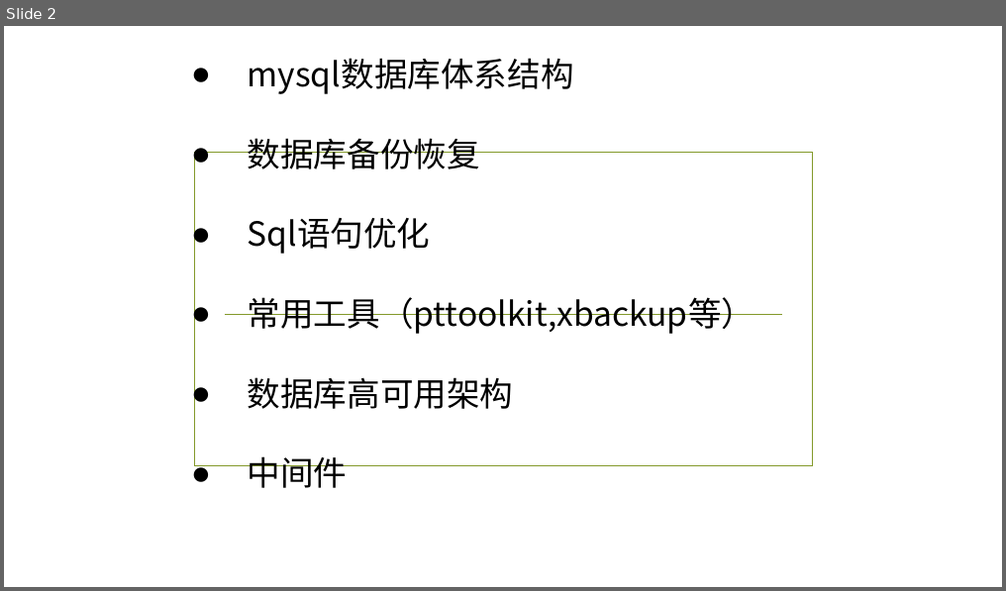
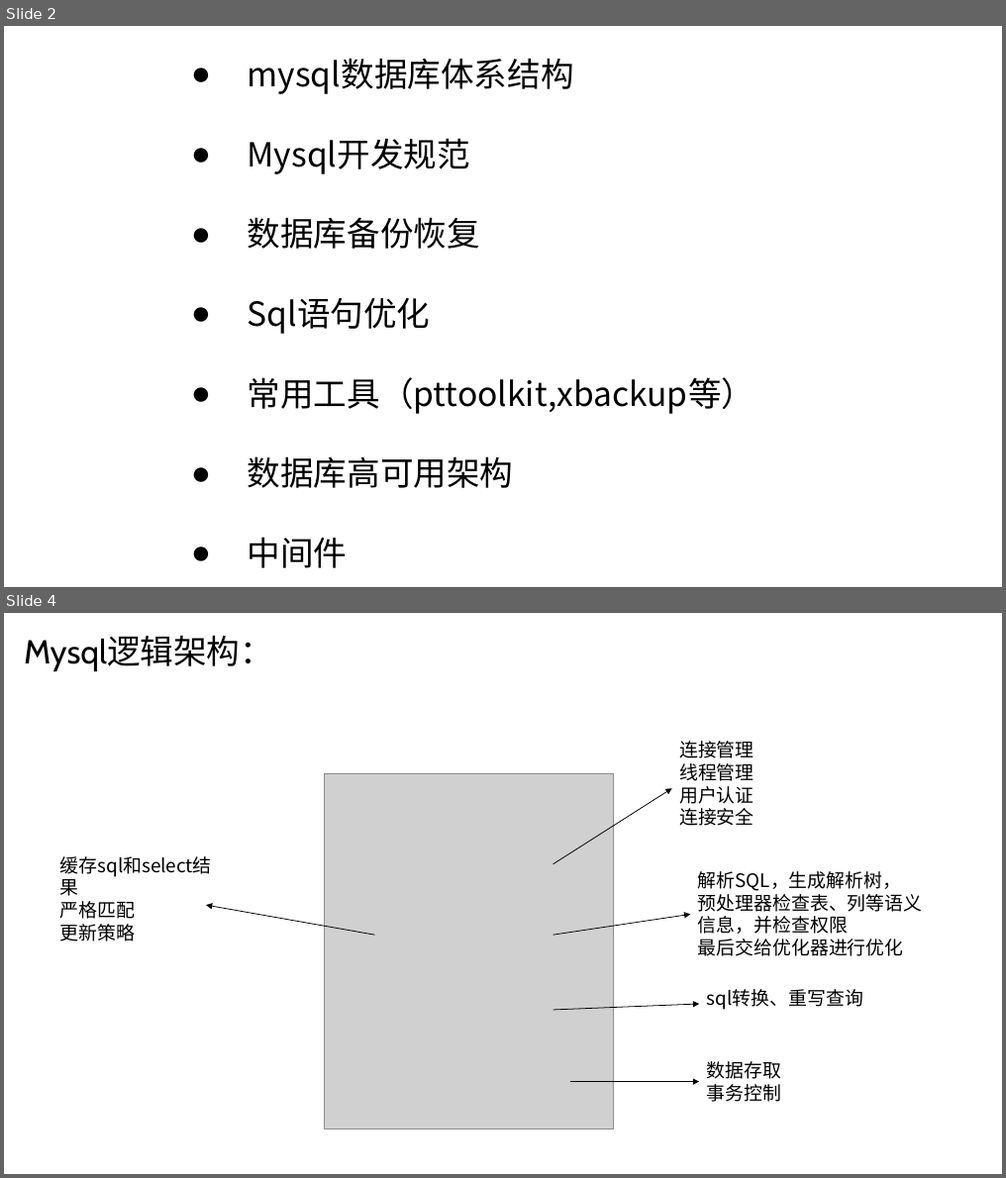
Before and after one commit to ronghuaihai/sharefiles, a slide deck: 数据库演示.pptx. Shown one above the other, each under a label of ours: slide 2 before the commit, slides 2 and 4 after it; the slides between them are not shown. The pictures are 1006x591 and 1006x1178 pixels, drawn with LibreOffice and Linux fonts; fonts in the diff are those of the drawing; grey boxes stand for pictures; background and template pictures are left out. Boxes give left, top, right and bottom in pixels: in the first picture for what was removed or moved away, otherwise in the second. Text is boxed around its words. In the diff, an @@ line names an element or a change of style, - is before the commit and + after.

```diff
--- a/数据库演示.pptx
+++ b/数据库演示.pptx
@@ slide 4 added at bbox=[4, 613, 1002, 1174], background picture (left out) @@
@@ text added at bbox=[24, 636, 273, 671], 32 pt, text #000000 @@
+Mysql逻辑架构：
@@ text added at bbox=[679, 741, 754, 826], 18 pt, text #000000 @@
+连接管理
+线程管理
+用户认证
+连接安全
@@ picture added at bbox=[325, 773, 614, 1130] @@
@@ arrow added from (553, 864) to (672, 788), #000000 0.75 pt @@
@@ text added at bbox=[60, 857, 212, 942], 18 pt, text #000000 @@
+缓存sql和select结果
+严格匹配
+更新策略
@@ text added at bbox=[698, 871, 923, 957], 18 pt, text #000000 @@
+解析SQL，生成解析树，
+预处理器检查表、列等语义信息，并检查权限
+最后交给优化器进行优化
@@ arrow added from (374, 935) to (206, 905), #000000 0.75 pt @@
@@ arrow added from (553, 935) to (690, 915), #000000 0.75 pt @@
@@ text added at bbox=[707, 989, 863, 1010], 18 pt, text #000000 @@
+sql转换、重写查询
@@ arrow added from (553, 1010) to (699, 1004), #000000 0.75 pt @@
@@ arrow added from (570, 1082) to (699, 1082), #000000 0.75 pt @@
@@ text added at bbox=[707, 1061, 782, 1102], 18 pt, text #000000 @@
+数据存取
+事务控制
@@ slide 2 changed as well @@
@@ text at bbox=[248, 138, 470, 174]: paragraph added @@
+● Mysql开发规范
@@ rectangle removed at bbox=[195, 153, 813, 467] @@
@@ line removed from (224, 314) to (782, 314) @@
```
Also in this commit, not shown: 33 other slides changed, 16 other slides added, 1 slide removed, 57 other files.
